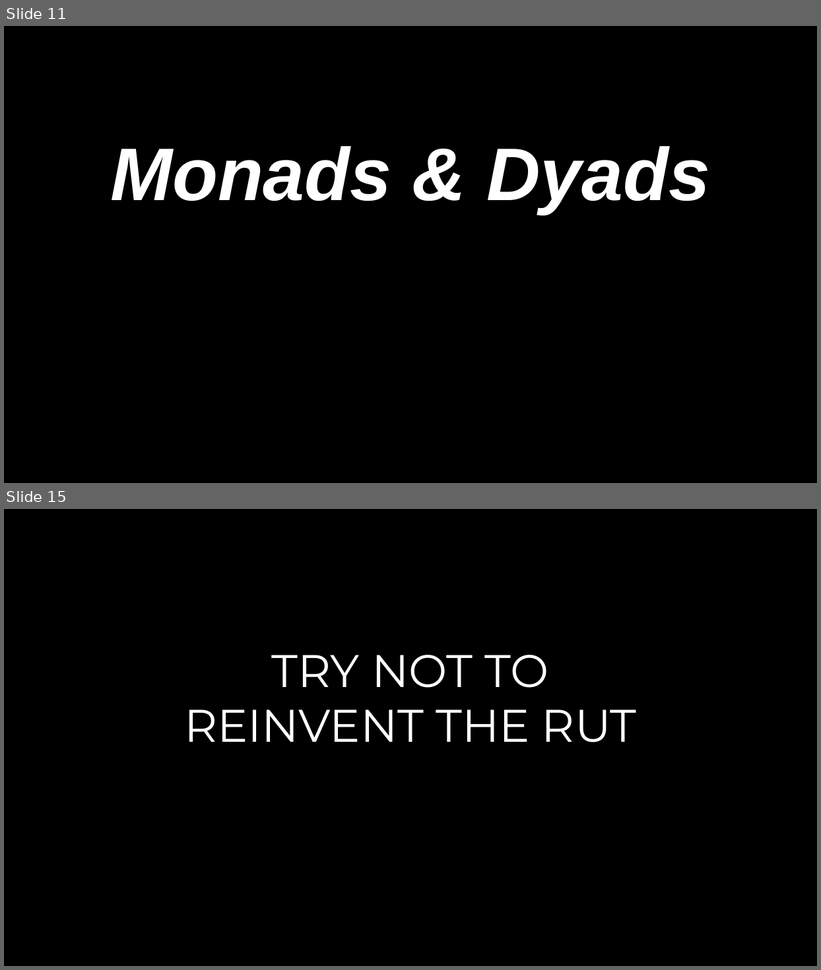
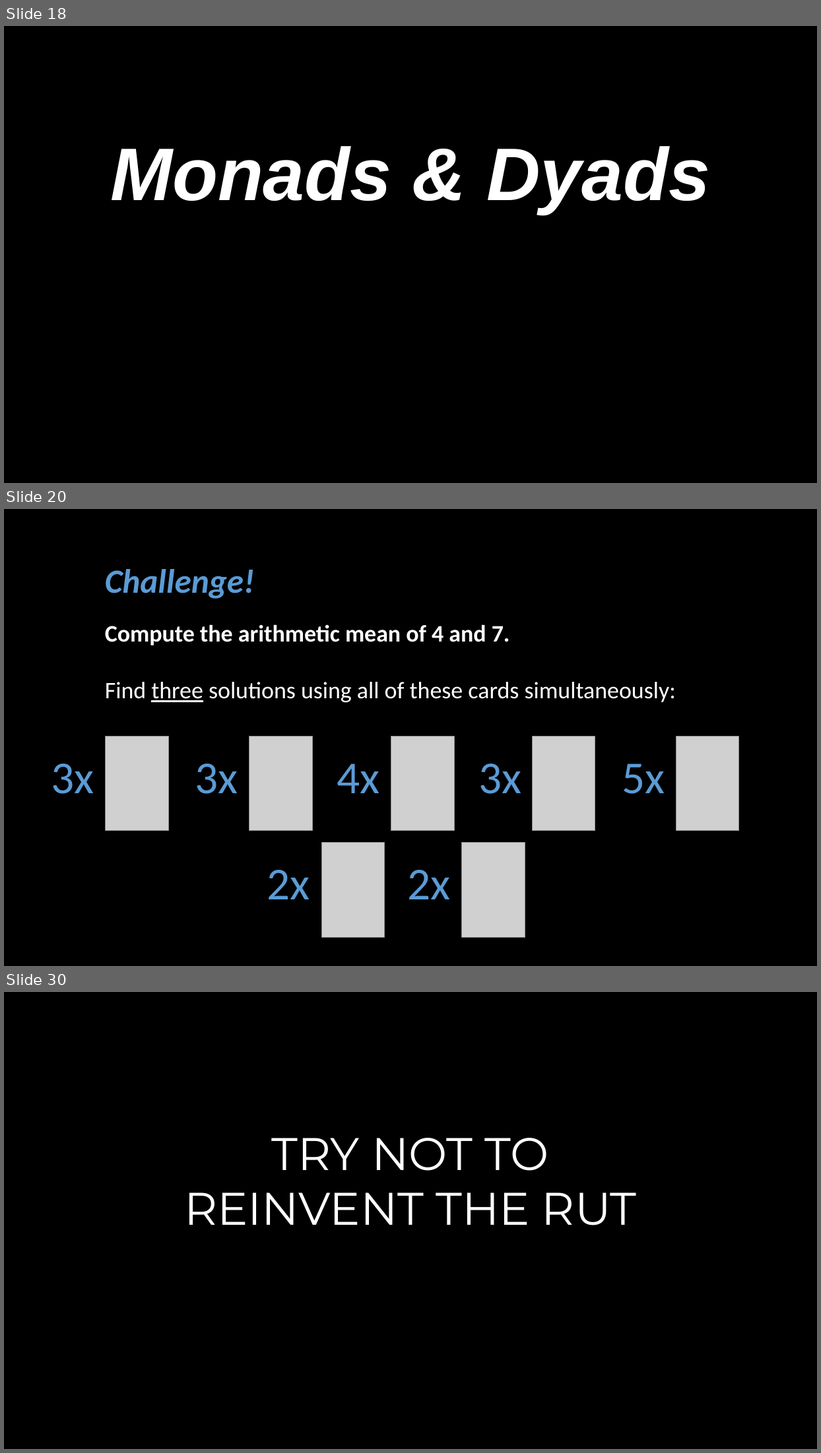
Before and after one commit to joshuaeckroth/zigzag, a slide deck: slides/zigzag.pptx. Shown one above the other, each under a label of ours: slides 11 and 15 before the commit, slides 18, 20 and 30 after it; the slides between them are not shown. The pictures are 821x970 and 821x1453 pixels, drawn with LibreOffice and Linux fonts; fonts in the diff are those of the drawing; grey boxes stand for pictures. Boxes give left, top, right and bottom in pixels: in the first picture for what was removed or moved away, otherwise in the second. Text is boxed around its words. In the diff, an @@ line names an element or a change of style, - is before the commit and + after.

```diff
--- a/slides/zigzag.pptx
+++ b/slides/zigzag.pptx
@@ slide 20 added at (4, 509, 817, 966), background #000000 @@
@@ text added at (105, 569, 255, 599), 40 pt, text #5B9BD5, bold, italic @@
+Challenge!
@@ text added at (105, 625, 676, 702), 28 pt, text #FFFFFF @@
+Compute the arithmetic mean of 4 and 7.
+Find three solutions using all of these cards simultaneously:
@@ picture added at (105, 737, 168, 831) @@
@@ picture added at (250, 737, 312, 831) @@
@@ picture added at (391, 737, 454, 831) @@
@@ picture added at (532, 737, 595, 831) @@
@@ picture added at (677, 737, 739, 831) @@
@@ text added at (51, 764, 94, 794), 54 pt, text #5B9BD5 @@
+3x
@@ text added at (195, 764, 238, 794), 54 pt, text #5B9BD5 @@
+3x
@@ text added at (337, 764, 380, 793), 54 pt, text #5B9BD5 @@
+4x
@@ text added at (479, 764, 521, 794), 54 pt, text #5B9BD5 @@
+3x
@@ text added at (622, 764, 665, 794), 54 pt, text #5B9BD5 @@
+5x
@@ picture added at (322, 843, 385, 938) @@
@@ picture added at (462, 843, 525, 938) @@
@@ text added at (267, 870, 310, 900), 54 pt, text #5B9BD5 @@
+2x
@@ text added at (407, 870, 450, 900), 54 pt, text #5B9BD5 @@
+2x
@@ what was slide 11 is now slide 18 @@
@@ what was slide 15 is now slide 30 @@
```
Also in this commit, not shown: 2 slides changed, 32 other slides added, 3 slides removed.
